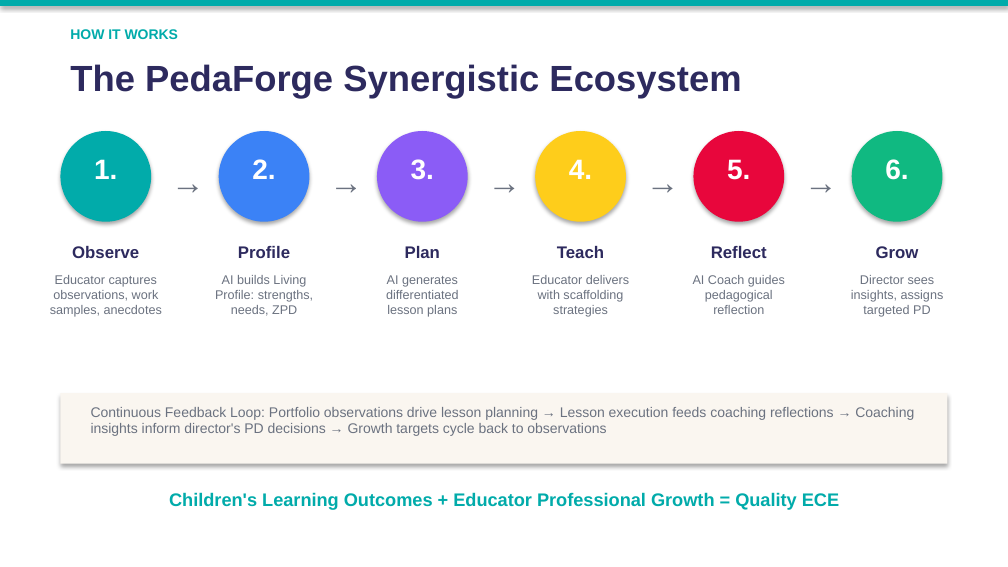
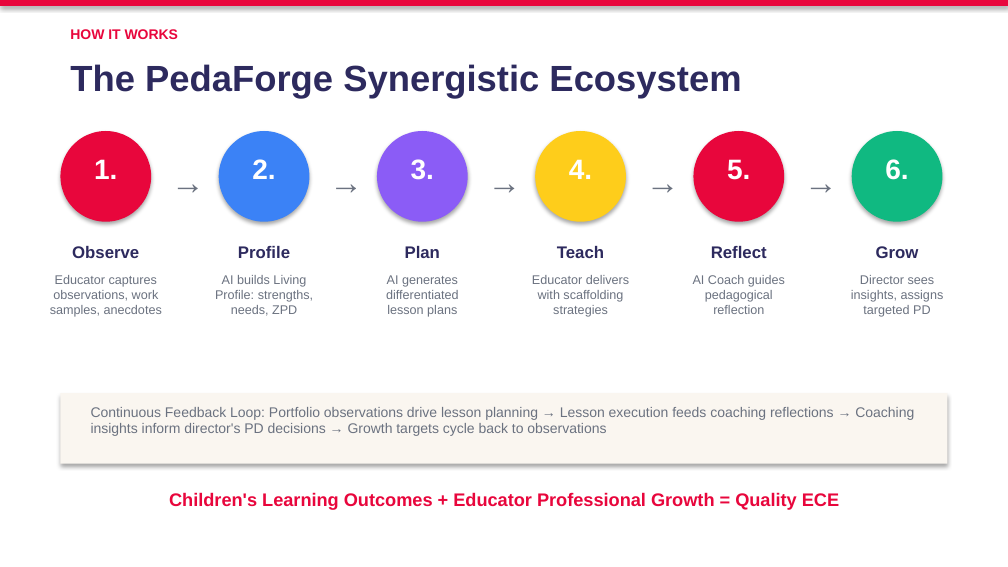
Before and after one commit to anitateoyingying/pedaforge, a slide deck: slide 5 of slides/PedaForge_Proposal.pptx. Drawn at 1008x567 pixels with LibreOffice and Linux fonts; fonts in the diff are those of the drawing. Boxes give left, top, right and bottom in pixels: in the first picture for what was removed or moved away, otherwise in the second. Text is boxed around its words. In the diff, an @@ line names an element or a change of style, - is before the commit and + after.

```diff
--- a/slides/PedaForge_Proposal.pptx
+++ b/slides/PedaForge_Proposal.pptx
@@ rectangle at (x1=0, y1=0, x2=1008, y2=6): fill #01ABAA to #E8063C @@
@@ text "HOW IT WORKS" at (x1=70, y1=29, x2=178, y2=39): text colour #01ABAA to #E8063C @@
@@ ellipse at (x1=60, y1=131, x2=151, y2=222): fill #01ABAA to #E8063C @@
@@ text "Children's Learning Outcomes + Educator ..." at (x1=169, y1=492, x2=839, y2=510): text colour #01ABAA to #E8063C @@
```
Also in this commit, not shown: 10 other slides changed, 9 other files.
